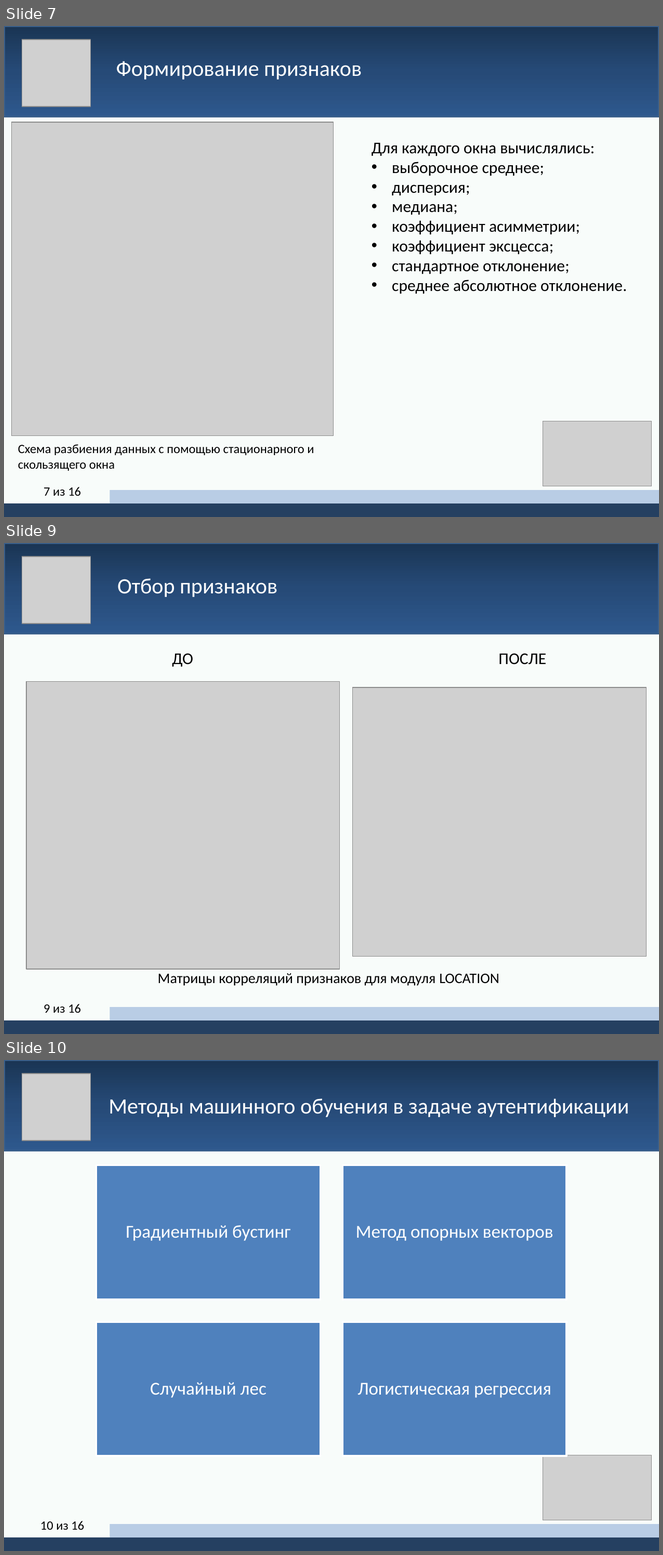
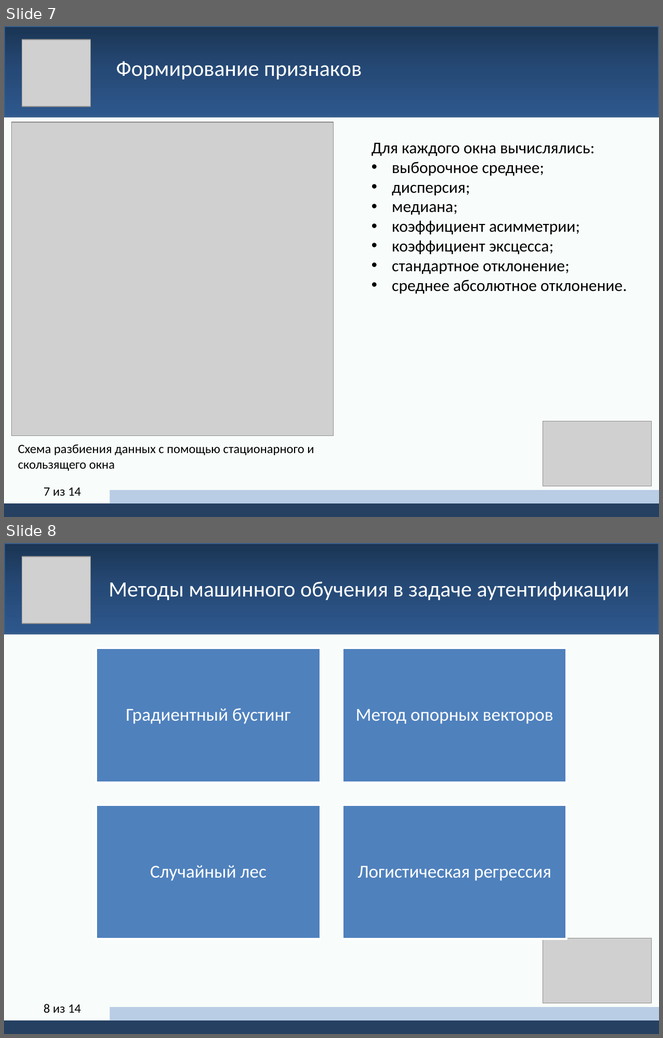
Before and after one commit to yerseg/bachelor_thesis, a slide deck: thesis_presentation.pptx. Shown one above the other, each under a label of ours: slides 7, 9 and 10 before the commit, slides 7 and 8 after it; the slides between them are not shown. The pictures are 663x1555 and 663x1038 pixels, drawn with LibreOffice and Linux fonts; fonts in the diff are those of the drawing; grey boxes stand for pictures. Boxes give left, top, right and bottom in pixels: in the first picture for what was removed or moved away, otherwise in the second. Text is boxed around its words. In the diff, an @@ line names an element or a change of style, - is before the commit and + after.

```diff
--- a/thesis_presentation.pptx
+++ b/thesis_presentation.pptx
@@ slide 9 removed at <box>4,543,659,1034</box>, background #FFFFFF @@
@@ rectangle removed at <box>4,543,659,634</box> @@
@@ picture removed at <box>22,557,91,624</box> @@
@@ text removed at <box>117,578,278,597</box> @@
-Отбор признаков
@@ rectangle removed at <box>4,634,659,1034</box> @@
@@ group removed at <box>26,653,647,969</box>: 2 pictures, 2 texts @@
-ДО
-ПОСЛЕ
@@ text removed at <box>158,974,500,986</box> @@
-Матрицы корреляций признаков для модуля LOCATION
@@ page number removed at <box>44,1004,81,1013</box> @@
-9 из 16
@@ rectangle removed at <box>110,1007,659,1021</box> @@
@@ rectangle removed at <box>4,1021,659,1034</box> @@
@@ page number at <box>44,488,81,496</box>: text changed @@
-7 из 16
+7 из 14
@@ what was slide 10 is now slide 8 @@
@@ page number at <box>44,1004,81,1014</box>: text changed @@
-10 из 16
+8 из 14
```
Also in this commit, not shown: 9 slides changed, 2 slides added, 3 other slides removed.
